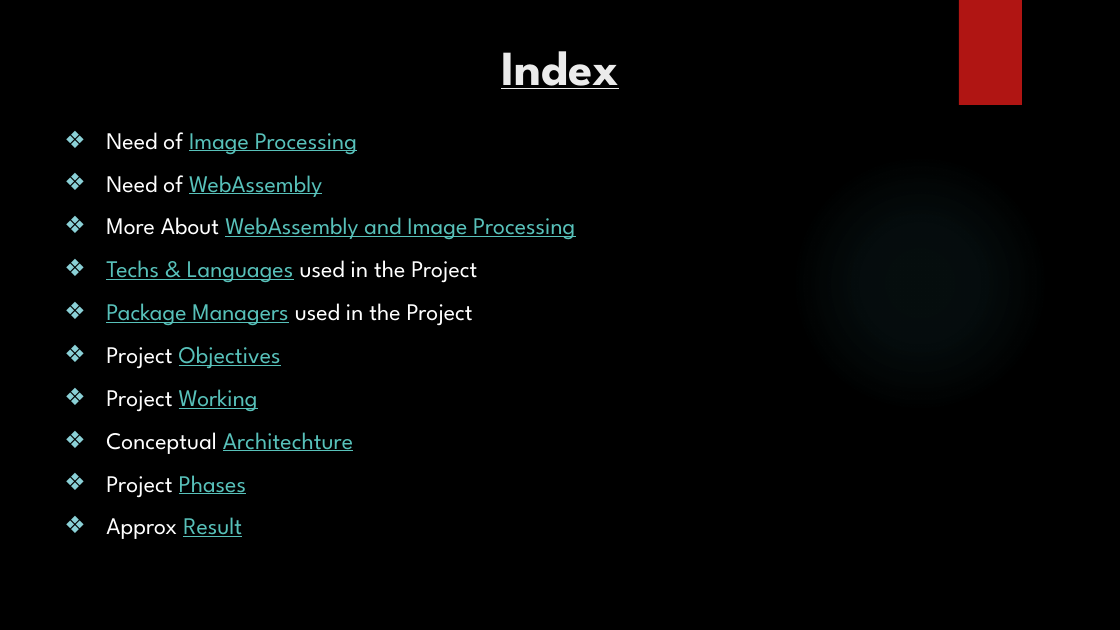
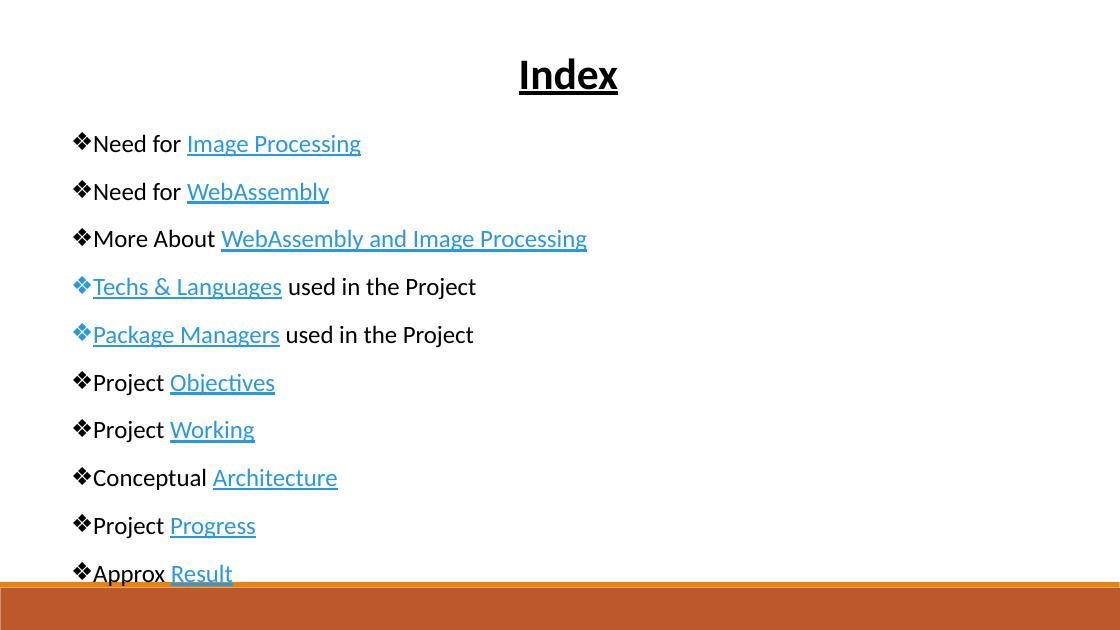
Before and after one commit to mstomar698/pictoral, a slide deck: slide 2 of proj-images/minor-project-report-1.pptx. Drawn at 1120x630 pixels with LibreOffice and Linux fonts; fonts in the diff are those of the drawing; background and template pictures are left out. Boxes give left, top, right and bottom in pixels: in the first picture for what was removed or moved away, otherwise in the second. Text is boxed around its words. In the diff, an @@ line names an element or a change of style, - is before the commit and + after.

Commit message:
Adding Phase-II

```diff
--- a/proj-images/minor-project-report-1.pptx
+++ b/proj-images/minor-project-report-1.pptx
@@ background picture (left out) to #FFFFFF @@
@@ rectangle removed at (959, 0, 1021, 105) @@
@@ text "Index": place and size @@
-text "Index" at (501, 51, 618, 89)
+text "Index" at (519, 58, 618, 95)
@@ text "Index" at (519, 58, 618, 95): size 31.5 to 28 pt, font League Spartan to Calibri, text colour #EBEBEB to #000000; vertical alignment bottom to top @@
@@ text "Need for Image Processing": place and size @@
-text "Need for Image Processing" at (106, 132, 575, 539)
+text "Need for Image Processing" at (93, 134, 587, 587)
@@ text at (93, 134, 361, 204): text changed; size 15.3 to 16 pt; font League Spartan to Calibri; text colour #58C1BA to #2998E3 @@
-❖ Need of Image Processing
-❖ Need of WebAssembly
+❖ Need for Image Processing
+❖ Need for WebAssembly
@@ ellipse removed at (791, 155, 1049, 413) @@
@@ text at (93, 229, 587, 587): size 15.3 to 16 pt, font League Spartan to Calibri in "More About WebAssembly and Image Processing", "Techs & Languages used in the Project", "Package Managers used in the Project", "Project Objectives" and 2 more places; text colour #FFFFFF to #000000 in "More About", "used in the Project", "used in the Project", "Project" and 2 more places; text colour #58C1BA to #2998E3 in "WebAssembly and Image Processing", "Techs & Languages", "Package Managers", "Objectives" and 2 more places; indent changed; line spacing 1.5 to 1.6 @@
@@ text at (93, 468, 338, 539): text changed; size 15.3 to 16 pt; font League Spartan to Calibri; text colour #58C1BA to #2998E3 @@
-❖ Conceptual Architechture
-❖ Project Phases
+❖ Conceptual Architecture
+❖ Project Progress
@@ rectangle added at (0, 588, 1120, 630), fill #BD582C @@
@@ rectangle added at (0, 582, 1120, 588), fill #E48312 @@
```
Also in this commit, not shown: 13 other slides changed, 3 other files.
